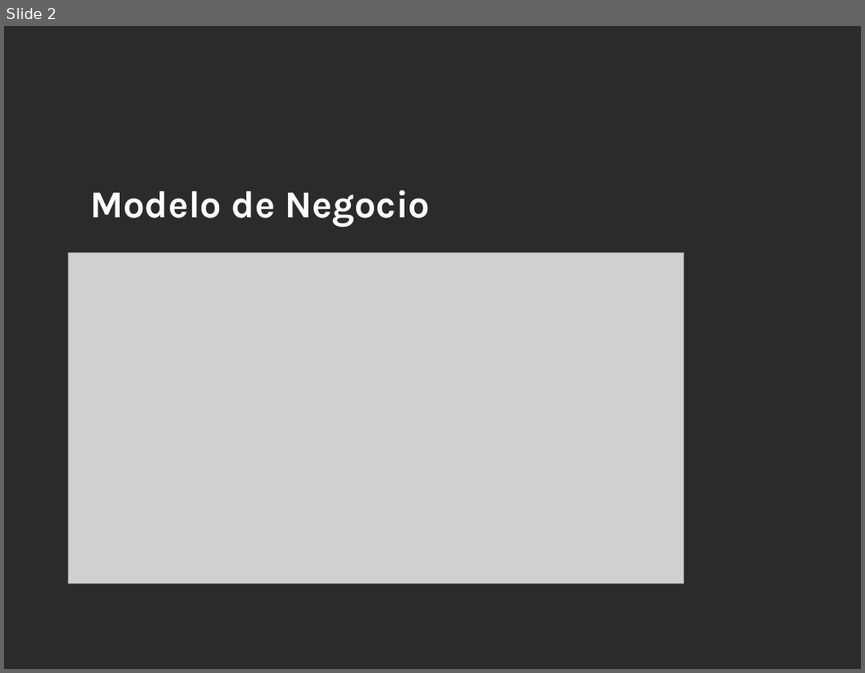
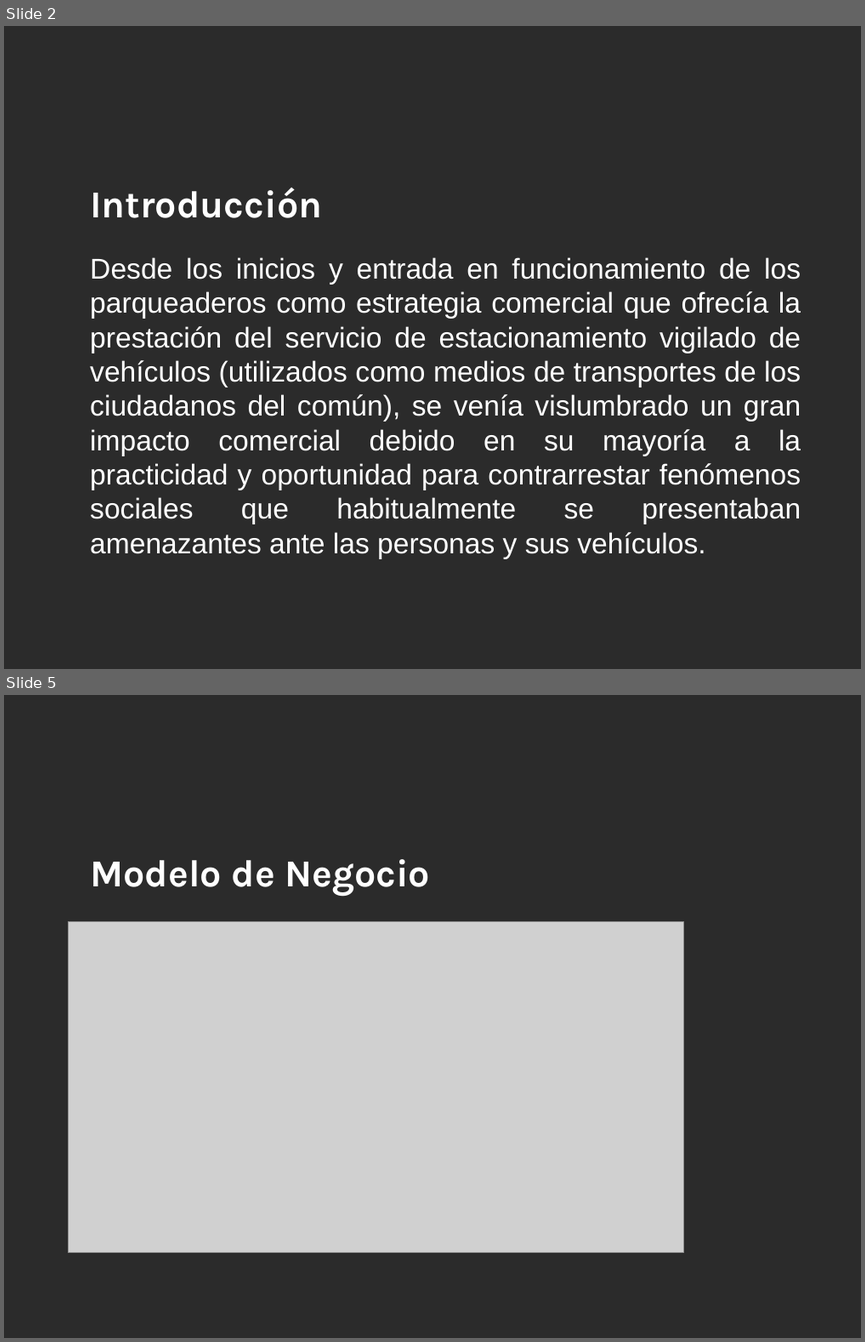
Before and after one commit to MikeRider27/ingenieria_proyecto, a slide deck: Analysis/Presentacion/ParkingApp2.pptx. Shown one above the other, each under a label of ours: slide 2 before the commit, slides 2 and 5 after it; the slides between them are not shown. The pictures are 865x673 and 865x1342 pixels, drawn with LibreOffice and Linux fonts; fonts in the diff are those of the drawing; grey boxes stand for pictures; background and template pictures are left out; a plain dark background stands for a picture behind light text. Boxes give left, top, right and bottom in pixels: in the first picture for what was removed or moved away, otherwise in the second. Text is boxed around its words. In the diff, an @@ line names an element or a change of style, - is before the commit and + after.

```diff
--- a/Analysis/Presentacion/ParkingApp2.pptx
+++ b/Analysis/Presentacion/ParkingApp2.pptx
@@ slide 2 added at (4,26,861,669), background picture (left out) @@
@@ title added at (90,188,322,218), 32 pt, text #FFFFFF, bold @@
+Introducción
@@ text added at (90,257,800,559), 24 pt, text #FFFFFF @@
+Desde los inicios y entrada en funcionamiento de los parqueaderos como estrategia comercial que ofrecía la prestación del servicio de estacionamiento vigilado de vehículos (utilizados como medios de transportes de los ciudadanos del común), se venía vislumbrado un gran impacto comercial debido en su mayoría a la practicidad y oportunidad para contrarrestar fenómenos sociales que habitualmente se presentaban amenazantes ante las personas y sus vehículos.
@@ what was slide 2 is now slide 5 @@
```
Also in this commit, not shown: 3 other slides added, 1 other file.
